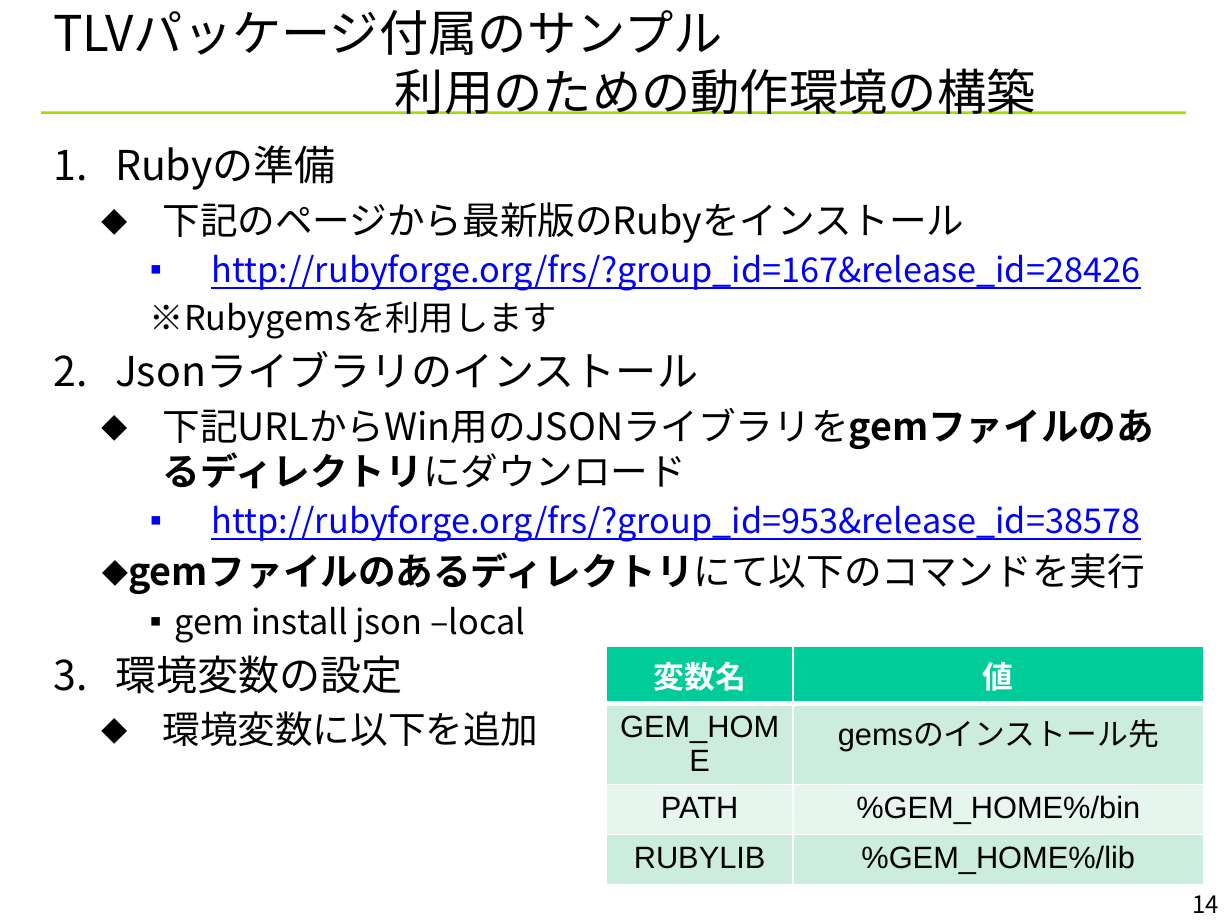
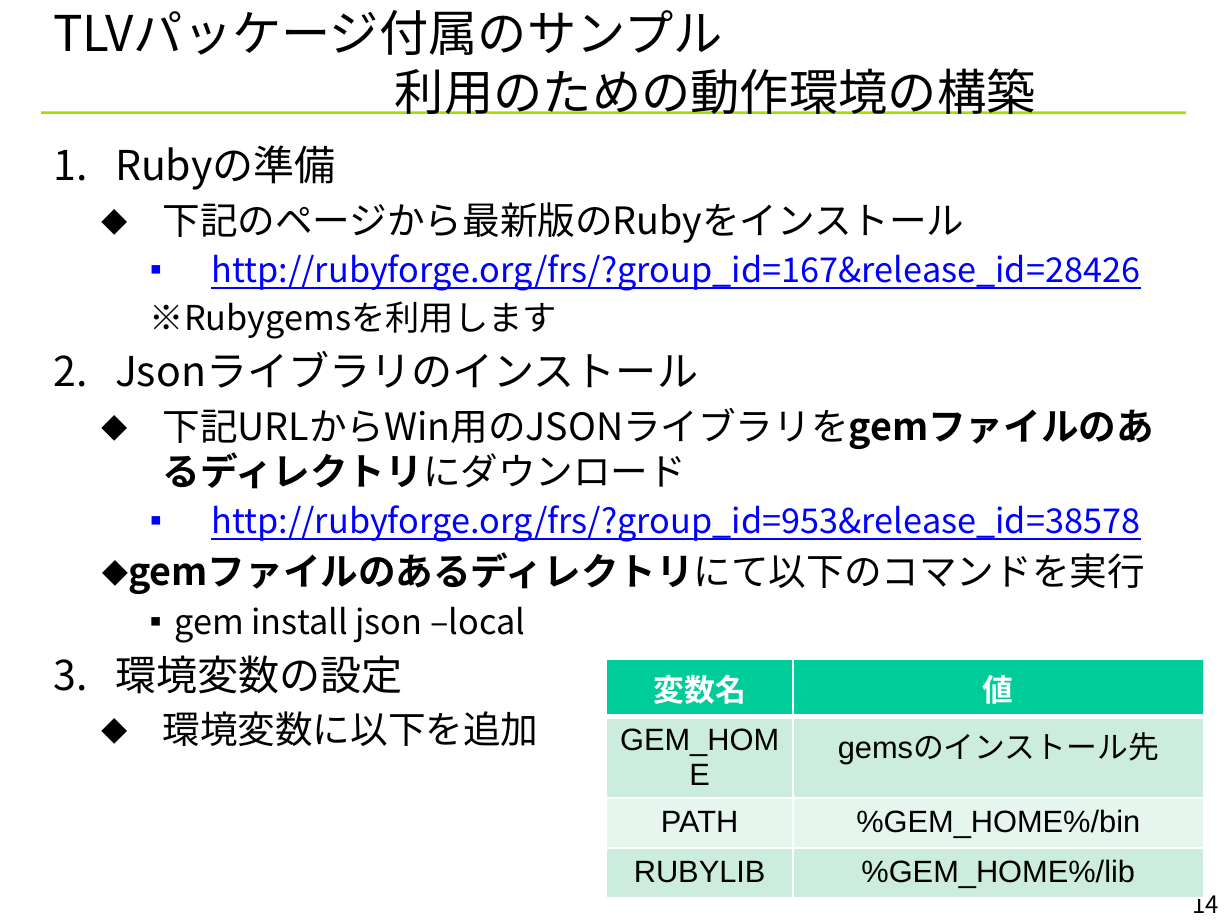
Before and after one commit to YixiaoLi/tlv4mc, a slide deck: slide 14 of doc/converter_manual.pptx. Drawn at 1232x924 pixels with LibreOffice and Linux fonts; fonts in the diff are those of the drawing; background and template pictures are left out. Boxes give left, top, right and bottom in pixels: in the first picture for what was removed or moved away, otherwise in the second. Text is boxed around its words. In the diff, an @@ line names an element or a change of style, - is before the commit and + after.

```diff
--- a/doc/converter_manual.pptx
+++ b/doc/converter_manual.pptx
@@ table: place and size @@
-table at <box>606,647,1204,878</box>
+table at <box>606,659,1204,891</box>
```
Also in this commit, not shown: 5 other slides changed.
